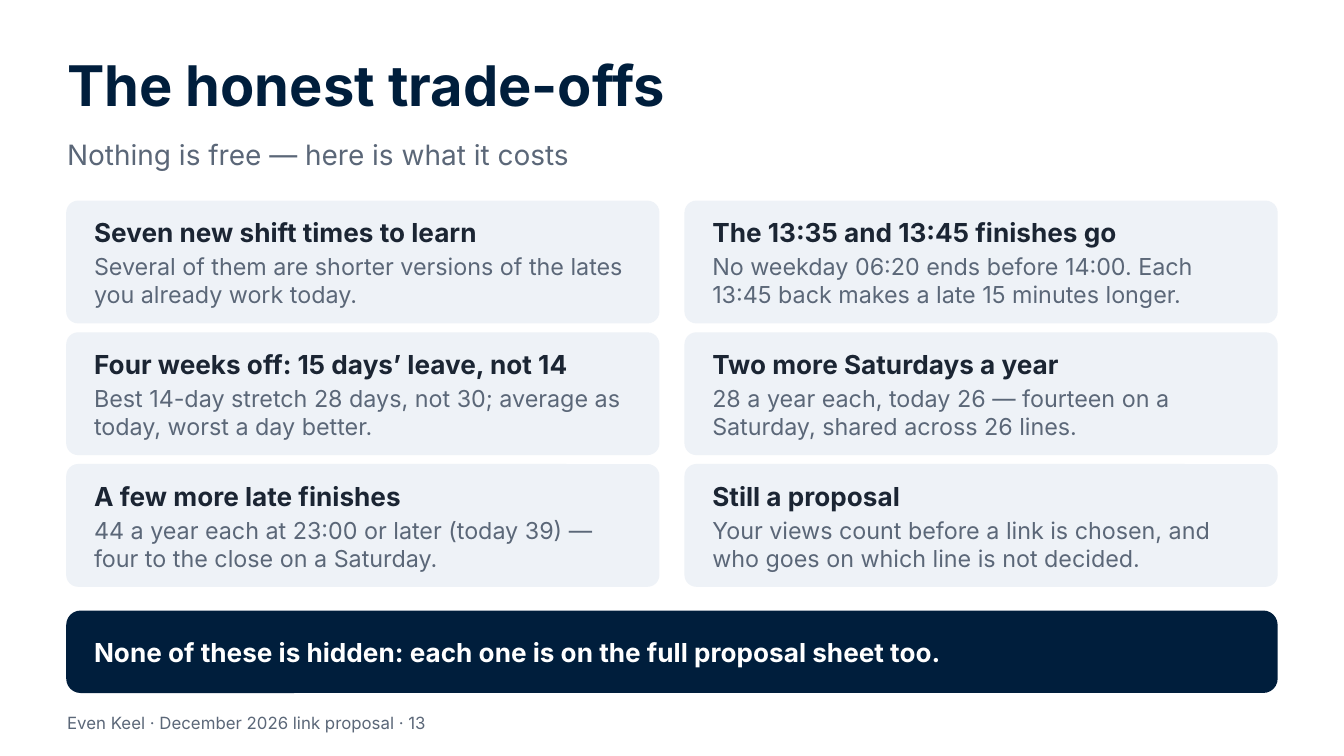
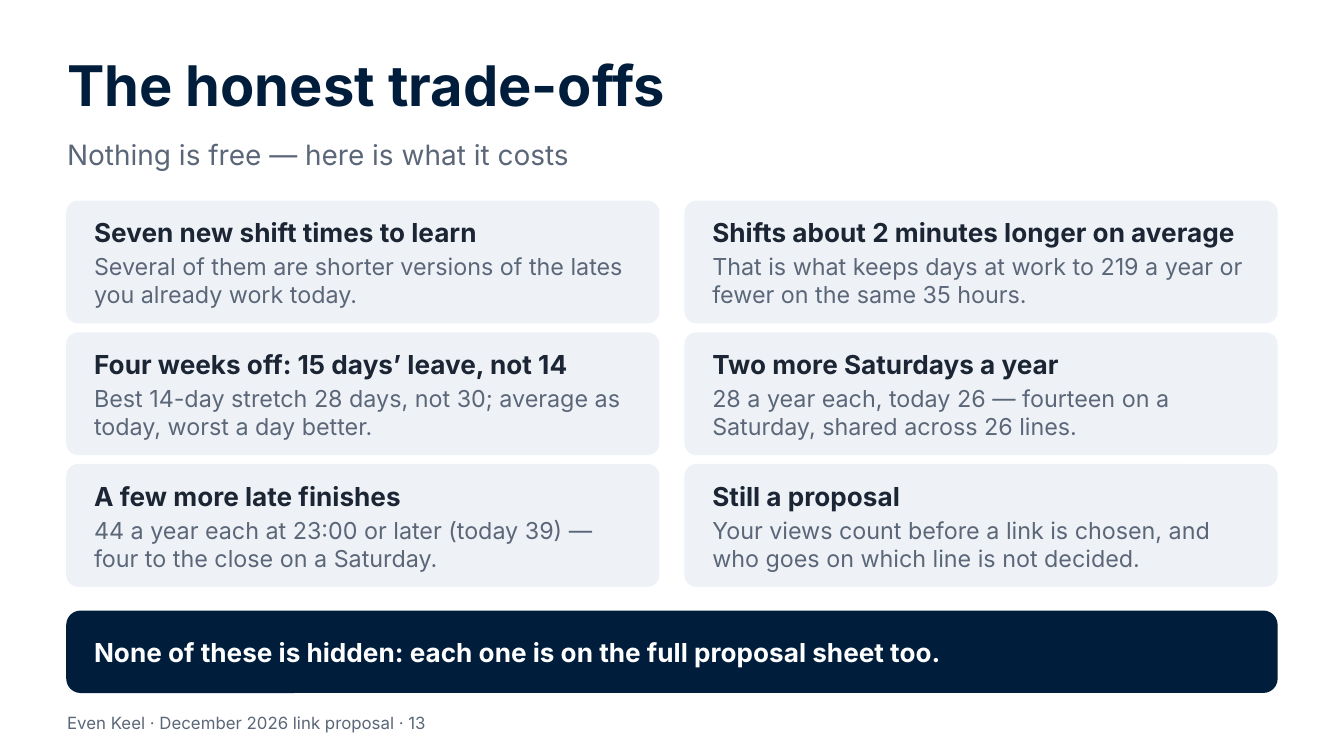
Before and after one commit to Garethdavidmiller/roster-app, a slide deck: slide 13 of docs/links-26/presentations/Even-Keel-for-colleagues.pptx. Drawn at 1344x756 pixels with LibreOffice and Linux fonts; fonts in the diff are those of the drawing. Boxes give left, top, right and bottom in pixels: in the first picture for what was removed or moved away, otherwise in the second. Text is boxed around its words. In the diff, an @@ line names an element or a change of style, - is before the commit and + after.

```diff
--- a/docs/links-26/presentations/Even-Keel-for-colleagues.pptx
+++ b/docs/links-26/presentations/Even-Keel-for-colleagues.pptx
@@ text at box(712, 222, 1234, 248): text changed @@
-The 13:35 and 13:45 finishes go
+Shifts about 2 minutes longer on average
@@ text at box(712, 257, 1243, 303): text changed @@
-No weekday 06:20 ends before 14:00. Each 13:45 back makes a late 15 minutes longer.
+That is what keeps days at work to 219 a year or fewer on the same 35 hours.
```
Also in this commit, not shown: 1 other slide changed, 29 other files.
